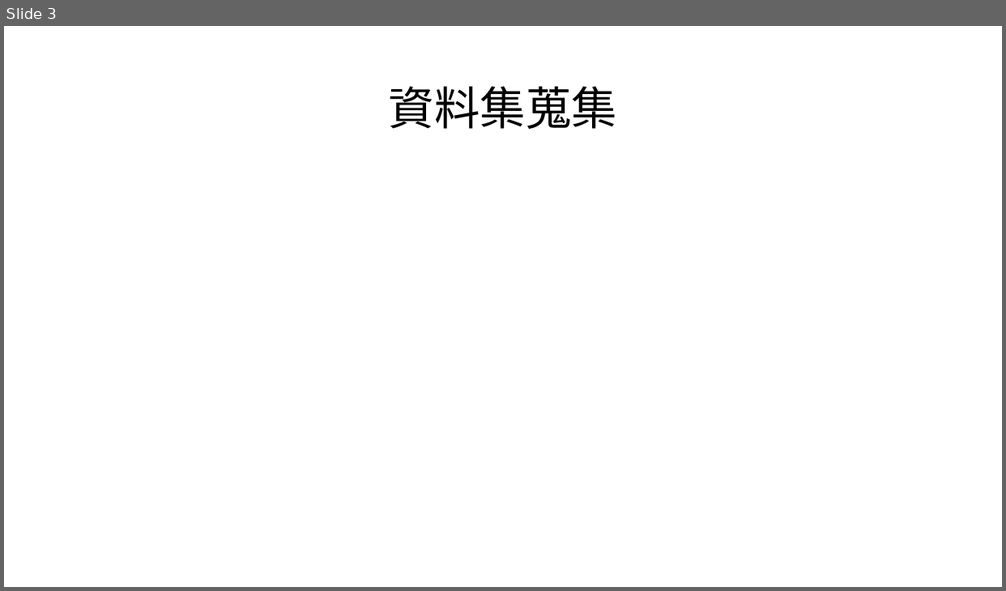
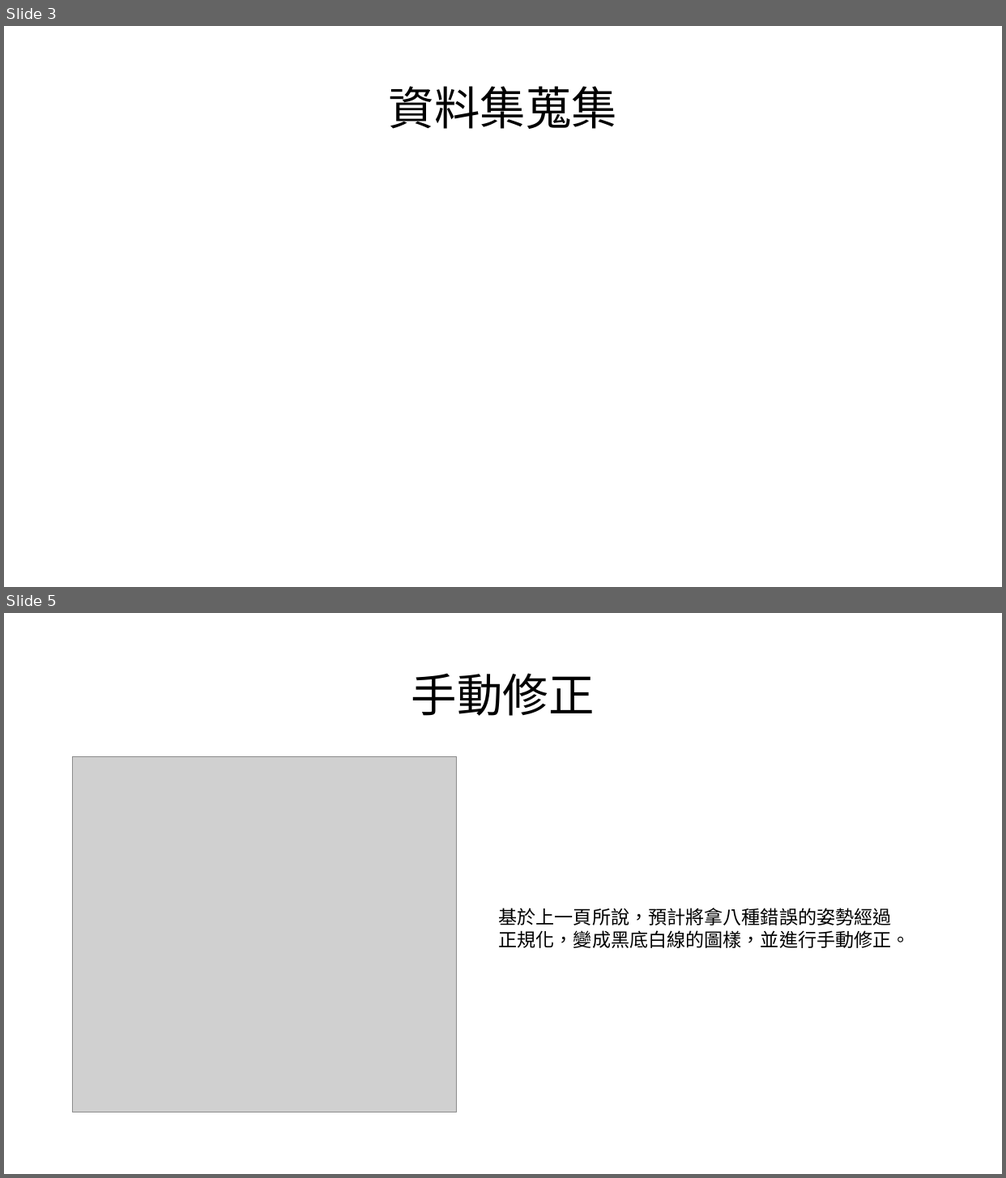
Before and after one commit to mizulun/seatpose-system, a slide deck: week21進度報告.pptx. Shown one above the other, each under a label of ours: slide 3 before the commit, slides 3 and 5 after it; the slides between them are not shown. The pictures are 1006x591 and 1006x1178 pixels, drawn with LibreOffice and Linux fonts; fonts in the diff are those of the drawing; grey boxes stand for pictures. Boxes give left, top, right and bottom in pixels: in the first picture for what was removed or moved away, otherwise in the second. Text is boxed around its words. In the diff, an @@ line names an element or a change of style, - is before the commit and + after.

```diff
--- a/week21進度報告.pptx
+++ b/week21進度報告.pptx
@@ slide 5 added at (4,613,1002,1174), background #FFFFFF @@
@@ title added at (411,673,594,716), 44 pt, text #000000 @@
+手動修正
@@ picture added at (73,756,457,1113) @@
@@ text added at (499,908,910,948), 18 pt, text #000000 @@
+基於上一頁所說，預計將拿八種錯誤的姿勢經過正規化，變成黑底白線的圖樣，並進行手動修正。
```
Also in this commit, not shown: 5 other slides added, 1 slide removed.
